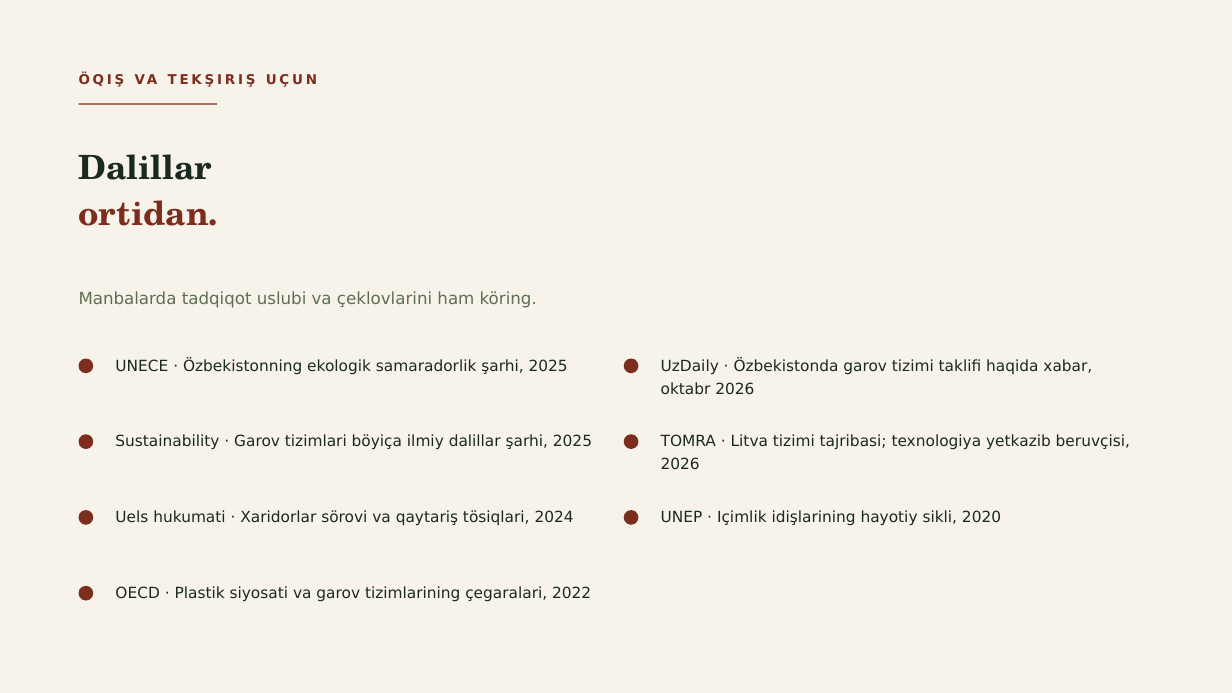
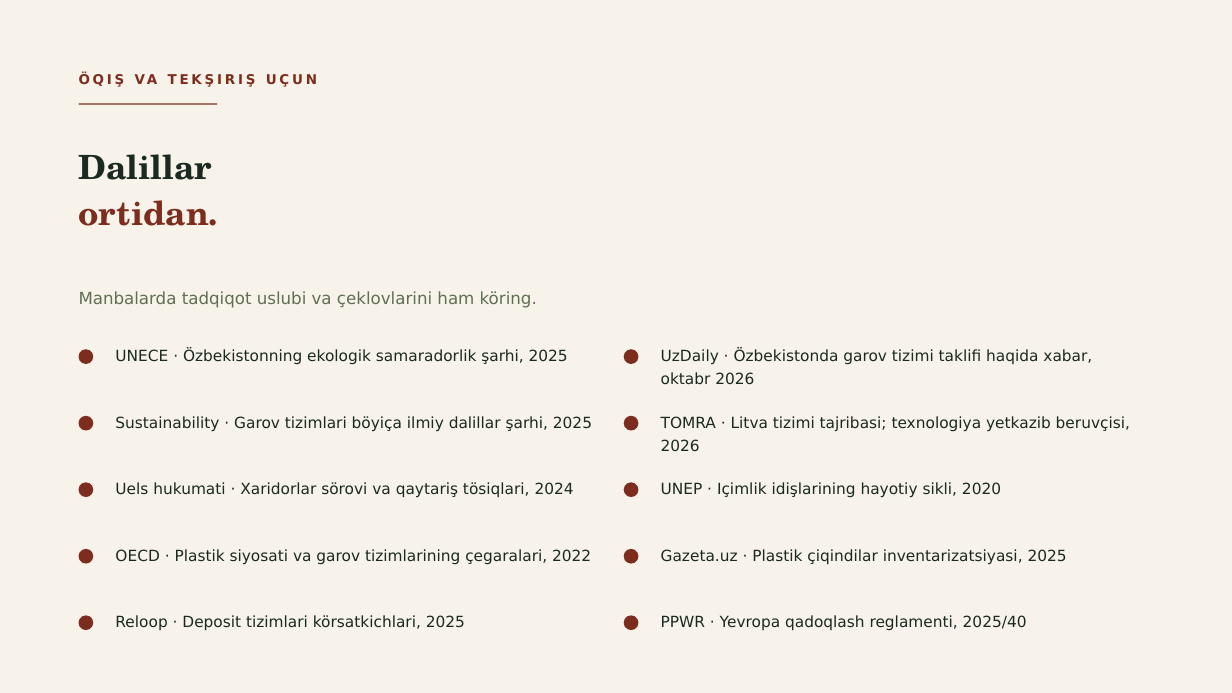
Before and after one commit to jasur-ai/brag, a slide deck: slide 19 of ekologiya-taqdimot.pptx (slide 17 before the commit). Drawn at 1232x693 pixels with LibreOffice and Linux fonts; fonts in the diff are those of the drawing. Boxes give left, top, right and bottom in pixels: in the first picture for what was removed or moved away, otherwise in the second. Text is boxed around its words. In the diff, an @@ line names an element or a change of style, - is before the commit and + after.

```diff
--- a/ekologiya-taqdimot.pptx
+++ b/ekologiya-taqdimot.pptx
@@ ellipse: place and size @@
-ellipse at bbox=[79, 359, 93, 373]
+ellipse at bbox=[79, 349, 93, 364]
@@ text "UNECE · Özbekistonning ekologik samaradorlik ...": place and size @@
-text "UNECE · Özbekistonning ekologik samaradorlik ..." at bbox=[115, 358, 568, 375]
+text "UNECE · Özbekistonning ekologik samaradorlik ..." at bbox=[115, 349, 568, 365]
@@ ellipse: place and size @@
-ellipse at bbox=[624, 359, 639, 373]
+ellipse at bbox=[624, 349, 639, 364]
@@ text "UzDaily · Özbekistonda garov tizimi ...": place and size @@
-text "UzDaily · Özbekistonda garov tizimi ..." at bbox=[661, 358, 1092, 395]
+text "UzDaily · Özbekistonda garov tizimi ..." at bbox=[661, 349, 1092, 385]
@@ ellipse: place and size @@
-ellipse at bbox=[79, 434, 93, 449]
+ellipse at bbox=[79, 416, 93, 431]
@@ text "Sustainability · Garov tizimlari böyiça ...": place and size @@
-text "Sustainability · Garov tizimlari böyiça ..." at bbox=[115, 434, 592, 450]
+text "Sustainability · Garov tizimlari böyiça ..." at bbox=[115, 416, 592, 432]
@@ ellipse: place and size @@
-ellipse at bbox=[624, 434, 639, 449]
+ellipse at bbox=[624, 416, 639, 431]
@@ text "TOMRA · Litva tizimi tajribasi; ...": place and size @@
-text "TOMRA · Litva tizimi tajribasi; ..." at bbox=[661, 434, 1130, 470]
+text "TOMRA · Litva tizimi tajribasi; ..." at bbox=[661, 416, 1130, 452]
@@ text "Uels hukumati · Xaridorlar sörovi ...": place and size @@
-text "Uels hukumati · Xaridorlar sörovi ..." at bbox=[115, 510, 574, 526]
+text "Uels hukumati · Xaridorlar sörovi ..." at bbox=[115, 482, 574, 498]
@@ text "UNEP · Içimlik idişlarining hayotiy ...": place and size @@
-text "UNEP · Içimlik idişlarining hayotiy ..." at bbox=[661, 510, 1001, 526]
+text "UNEP · Içimlik idişlarining hayotiy ..." at bbox=[661, 482, 1001, 498]
@@ ellipse: place and size @@
-ellipse at bbox=[79, 510, 93, 525]
+ellipse at bbox=[79, 482, 93, 497]
@@ ellipse: place and size @@
-ellipse at bbox=[624, 510, 639, 525]
+ellipse at bbox=[624, 482, 639, 497]
@@ ellipse: place and size @@
-ellipse at bbox=[79, 586, 93, 601]
+ellipse at bbox=[79, 549, 93, 564]
@@ text "OECD · Plastik siyosati va ...": place and size @@
-text "OECD · Plastik siyosati va ..." at bbox=[115, 586, 591, 602]
+text "OECD · Plastik siyosati va ..." at bbox=[115, 549, 591, 565]
@@ ellipse added at bbox=[624, 549, 639, 564], fill #7C2D1E @@
@@ text added at bbox=[661, 549, 1067, 565], 12 pt, text #1B2A20 @@
+Gazeta.uz · Plastik çiqindilar inventarizatsiyasi, 2025
@@ ellipse added at bbox=[79, 616, 93, 630], fill #7C2D1E @@
@@ text added at bbox=[115, 615, 465, 631], 12 pt, text #1B2A20 @@
+Reloop · Deposit tizimlari körsatkichlari, 2025
@@ ellipse added at bbox=[624, 616, 639, 630], fill #7C2D1E @@
@@ text added at bbox=[661, 615, 1027, 631], 12 pt, text #1B2A20 @@
+PPWR · Yevropa qadoqlash reglamenti, 2025/40
```
Also in this commit, not shown: 2 slides added, 4 other files.
